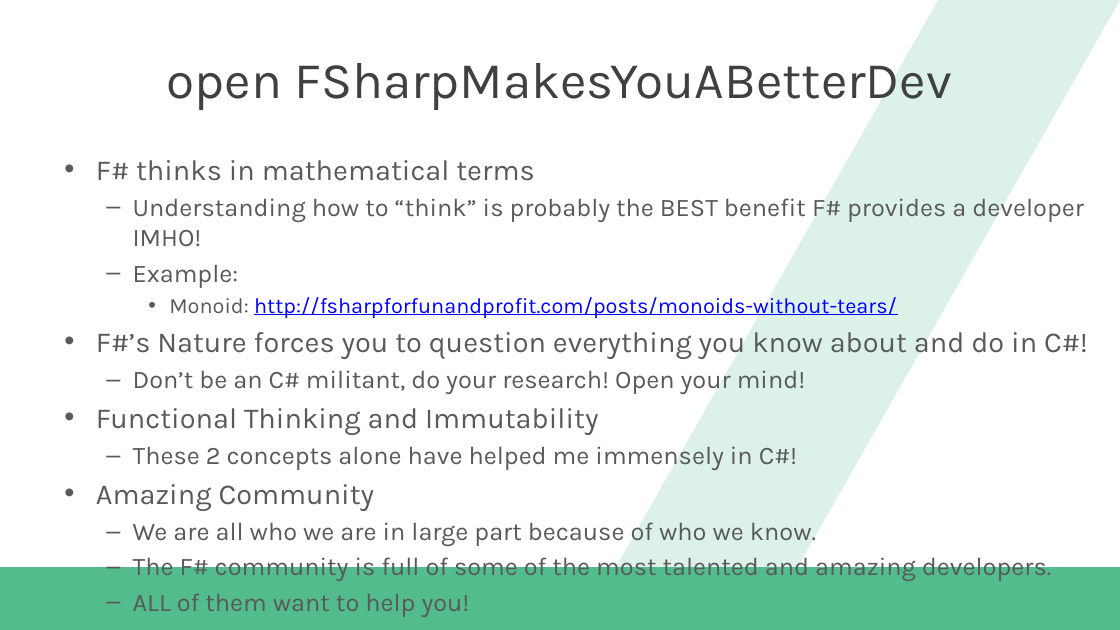
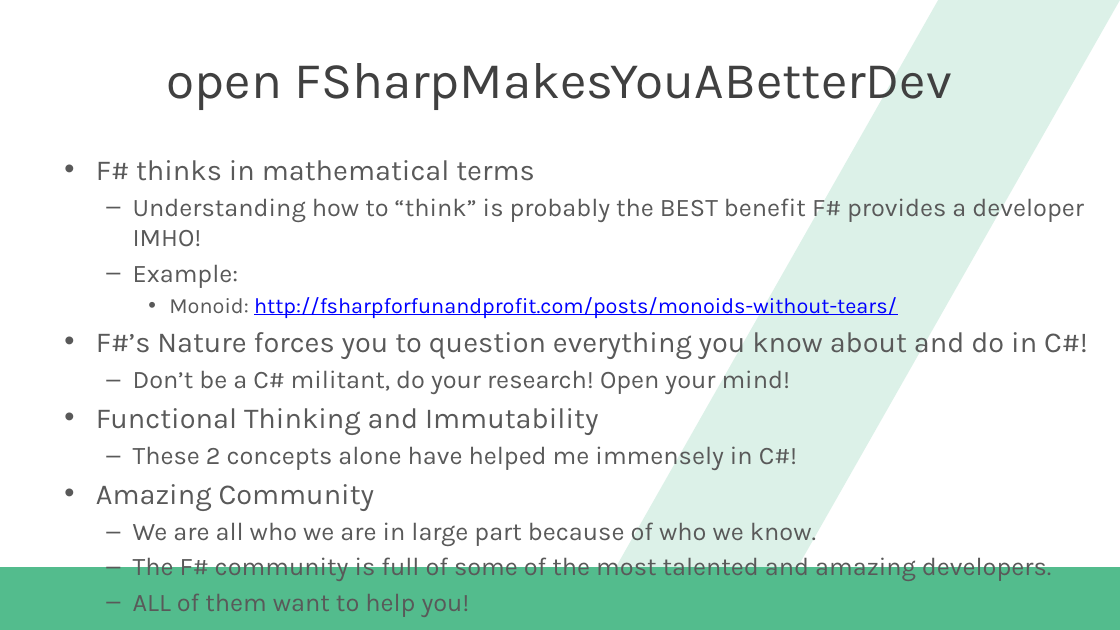
Before and after one commit to dannydwarren/FSharpXamarin, a slide deck: slide 17 of FSharpXamarin_Slides.pptx (slide 13 before the commit). Drawn at 1120x630 pixels with LibreOffice and Linux fonts; fonts in the diff are those of the drawing; background and template pictures are left out. Boxes give left, top, right and bottom in pixels: in the first picture for what was removed or moved away, otherwise in the second. Text is boxed around its words. In the diff, an @@ line names an element or a change of style, - is before the commit and + after.

```diff
--- a/FSharpXamarin_Slides.pptx
+++ b/FSharpXamarin_Slides.pptx
@@ text at box(133, 370, 791, 394): text changed @@
-  – Don’t be an C# militant, do your research! Open your mind!
+  – Don’t be a C# militant, do your research! Open your mind!
```
Also in this commit, not shown: 4 other slides changed, 6 slides added, 1 slide removed, 22 other files.
